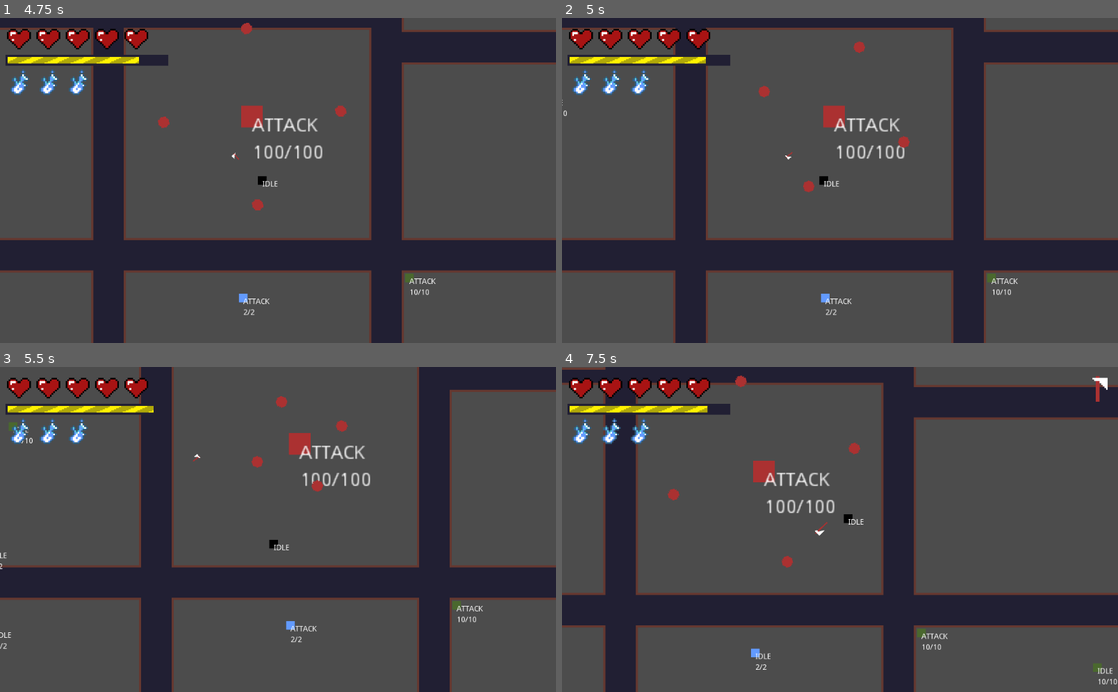
Above: before the commit, frames 1-4 (two rows, left to right).
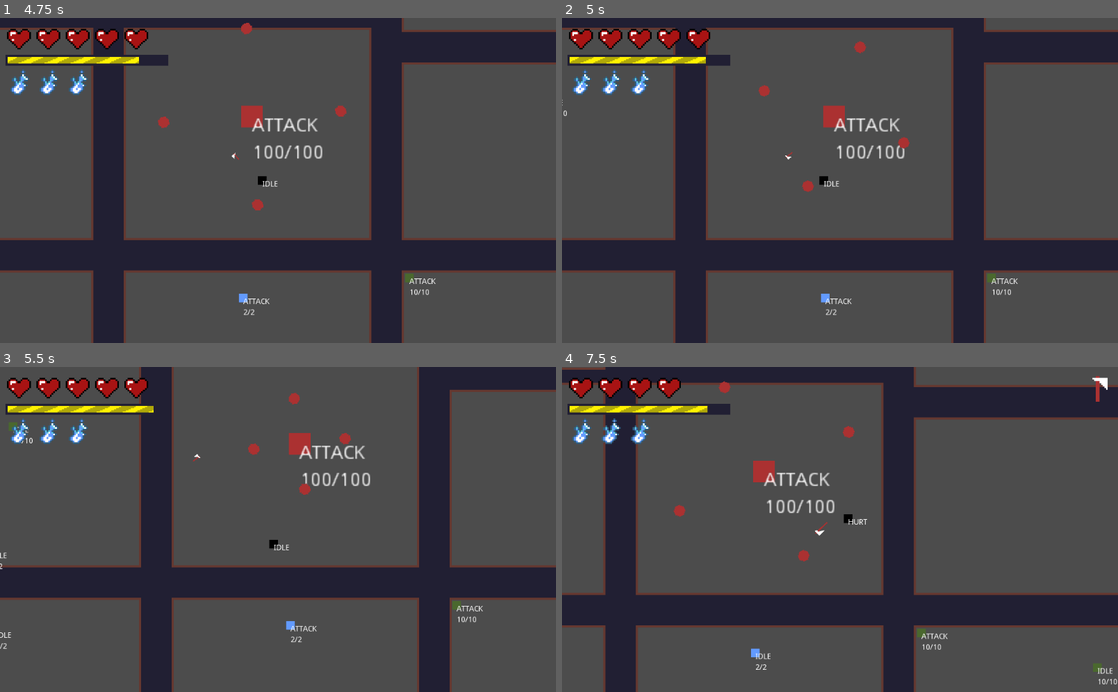
Above: after the commit, the same moments.

Repository: renzoventura/god-of-war
Game: Godot game, scene res://scenes/level/TemplateLevel.tscn
Same seed, same stepped clock (60 frames per second), same inputs: the game is played once before the commit and once after it.
Inputs (mouse positions are in pixels of both pictures, inside the frame that each line leads up to):
- Up to frame 1 (4.75 s): move the mouse to (400, 164) at 0.52 s; hold D (right) 0.53-1.28 s; click (400, 164) at 0.6 s; move the mouse to (166, 196) at 1.27 s; hold S (down) 1.28-2.03 s; tap Space (dash) at 1.35, 3.6 s; move the mouse to (333, 109) at 2.02 s; hold D (right) 2.03-2.78 s; right-click (333, 109) at 2.1 s; move the mouse to (250, 245) at 2.77 s; hold W (up) 2.78-3.53 s; click (250, 245) at 2.85 s; move the mouse to (444, 229) at 3.52 s; hold A (left) from 3.53 s (still down); move the mouse to (111, 131) at 4.27 s; right-click (111, 131) at 4.35 s
- Up to frame 2 (5 s): keep holding A (left)
- Up to frame 3 (5.5 s): move the mouse to (305, 529) at 5.02 s; release A (left) at 5.03 s; hold S (down) from 5.03 s (still down); click (305, 529) at 5.1 s
- Up to frame 4 (7.5 s): move the mouse to (756, 448) at 5.77 s; release S (down) at 5.78 s; hold D (right) 5.78-6.53 s; tap Space (dash) at 5.85 s; move the mouse to (962, 513) at 6.52 s; hold W (up) 6.53-7.28 s; right-click (962, 513) at 6.6 s; move the mouse to (728, 545) at 7.27 s; hold D (right) from 7.28 s (still down); click (728, 545) at 7.35 s

Frame 1 is identical in both runs. In frame 2, less than 0.1% of the frame differs, in the area x 35-63%, y 7-54%; in frame 3, 0.4%; in frame 4, 0.7%, in the area x 19-55%, y 2-62%.

Commit message:
Added orb randomizer

Diff:
--- a/scenes/enemy/BossEnemy.gd
+++ b/scenes/enemy/BossEnemy.gd
@@ -3,9 +3,20 @@
 var player = null
 export var SPEED:int = 30
 onready var weapons = $"Weapons"
+onready var orbsRandomizer = $"OrbsRandomizer"
 var spin_value = 0
 
+var orb_spin_multiplier = 2
+var orb_position_speed = 0.7
+var value = 0.2
+var moved_value = 0
+var max_moved_value = 50
+var max_negative_moved_value = -30
+
+var orb_spin_multiplier_list = [1.5, 2, 2.5]
+
 func _ready():
+	orbsRandomizer.start()
 	health = 100
 	maxhealth = 100
 	pass # Replace with function body.
@@ -30,19 +41,13 @@
 
 func get_rotation():
 	if(is_adding):
-		return weapons.rotation_degrees - PI/2;
+		return weapons.rotation_degrees - (PI/orb_spin_multiplier);
 	else:
-		return weapons.rotation_degrees + PI/2
+		return weapons.rotation_degrees + (PI/orb_spin_multiplier);
 
 func update_rotation(value):
 	if(value > 359):
 		weapons.rotation_degrees = 0
-
-var orb_position_speed = 0.7
-var value = 0.2
-var moved_value = 0
-var max_moved_value = 50
-var max_negative_moved_value = -30
 
 func move_orbs():
 	moved_value += value
@@ -77,3 +82,8 @@
 
 func spawn_giants():
 	print("spawning giants")
+
+
+func _on_OrbsRandomizer_timeout():
+	orb_spin_multiplier = orb_spin_multiplier_list[randi() % orb_spin_multiplier_list.size()]
+	pass # Replace with function body.
--- a/scenes/enemy/BossEnemy.tscn
+++ b/scenes/enemy/BossEnemy.tscn
@@ -55,3 +55,7 @@
 
 [node name="SpawnPosition8" type="Position2D" parent="SpawnEnemies" index="7"]
 position = Vector2( 77.0654, -0.265369 )
+
+[node name="OrbsRandomizer" type="Timer" parent="." index="9"]
+wait_time = 5.0
+[connection signal="timeout" from="OrbsRandomizer" to="." method="_on_OrbsRandomizer_timeout"]
